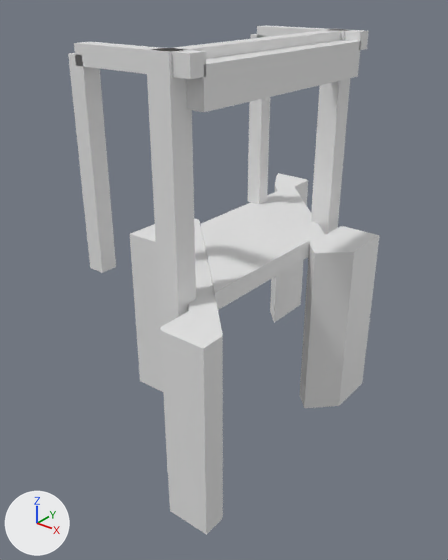
What one commit did to the glTF model models/sappemeer/sappemeer-brug-92fa8592/sappemeer-brug-92fa8592.glb.
The view is the same before and after, from a camera (50 mm lens) standing at (19.4, -27.0, 13.3) and looking at (-0.6, -2.0, -2.2). The axes (+X, +Y, +Z) are drawn at lower left. The lights are the same throughout. The first picture is the older version.

Names of what the first picture shows: 'building:balans', 'building:balans 2', 'building:contragewicht', 'building:hamei', 'building:hamei 2', 'building:hangstang', 'building:hangstang 2', 'building:portaal', 'road:dek', 'road:landhoofd', 'road:landhoofd 2', 'road:landhoofd 4', 'road:rijbaan lokale weg' and 1 more.
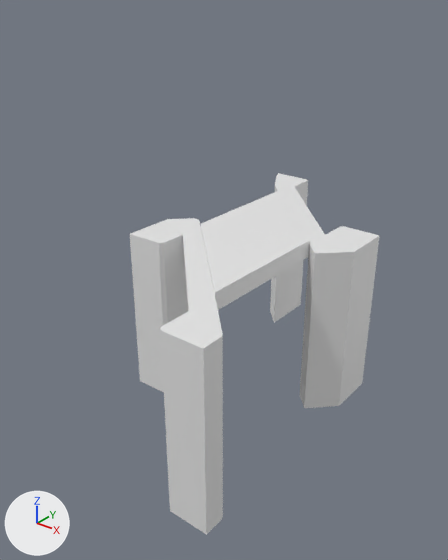
Changed parts and their boxes (x1, y1, x2, y2) in the pictures (448 x 560 px):
'building:hamei 2', deleted
    before: (146, 48, 196, 472)
'building:contragewicht', deleted
    before: (186, 40, 361, 112)
'building:hangstang 2', deleted
    before: (68, 53, 116, 273)
'building:hamei', deleted
    before: (311, 29, 350, 235)
'building:balans 2', deleted
    before: (74, 42, 206, 79)
'building:hangstang', deleted
    before: (248, 34, 270, 204)
'building:portaal', deleted
    before: (164, 30, 344, 59)
'building:balans', deleted
    before: (257, 25, 369, 50)

What changed in the scene script:
```text
Remove ob_building_hamei:
    ob_building_hamei = bpy.data.objects.new('building:hamei', me_hamei)
    ob_building_hamei.location = (0.0, 0.0, 0.0)
Remove ob_building_hamei_2:
    ob_building_hamei_2 = bpy.data.objects.new('building:hamei 2', me_hamei_2)
    ob_building_hamei_2.location = (0.0, 0.0, 0.0)
Remove ob_building_portaal:
    ob_building_portaal = bpy.data.objects.new('building:portaal', me_portaal)
    ob_building_portaal.location = (0.0, 0.0, 0.0)
Remove ob_building_balans:
    ob_building_balans = bpy.data.objects.new('building:balans', me_balans)
    ob_building_balans.location = (0.0, 0.0, 0.0)
Remove ob_building_hangstang:
    ob_building_hangstang = bpy.data.objects.new('building:hangstang', me_hangstang)
    ob_building_hangstang.location = (0.0, 0.0, 0.0)
Remove ob_building_balans_2:
    ob_building_balans_2 = bpy.data.objects.new('building:balans 2', me_balans_2)
    ob_building_balans_2.location = (0.0, 0.0, 0.0)
Remove ob_building_hangstang_2:
    ob_building_hangstang_2 = bpy.data.objects.new('building:hangstang 2', me_hangstang_2)
    ob_building_hangstang_2.location = (0.0, 0.0, 0.0)
Remove ob_building_contragewicht:
    ob_building_contragewicht = bpy.data.objects.new('building:contragewicht', me_contragewicht)
    ob_building_contragewicht.location = (0.0, 0.0, 0.0)
```
